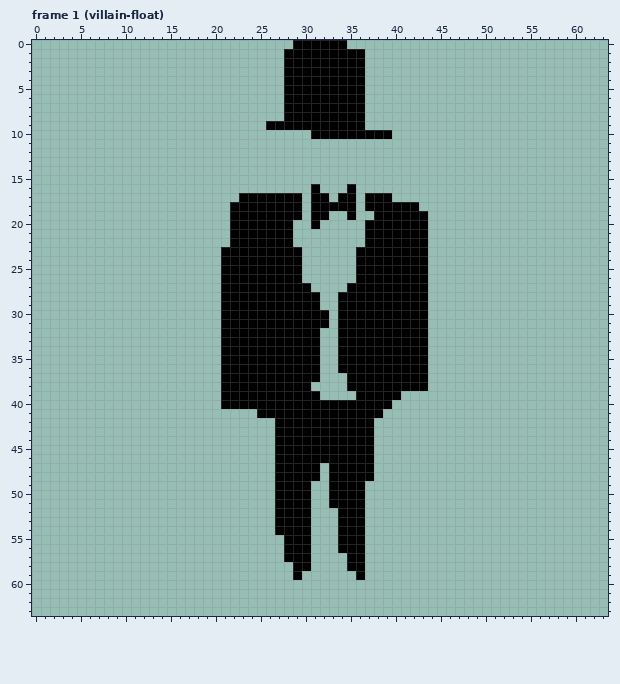
Pixel-art file: nobuild/sprites/villain.ase. The first picture shows the starting point.
64x64 pixels, 20 frames. Colours within 5 levels of each other are drawn and written as one. Shown: frame 1 (villain-float). The commit also changed other frames, which this record leaves out.
After the commit:
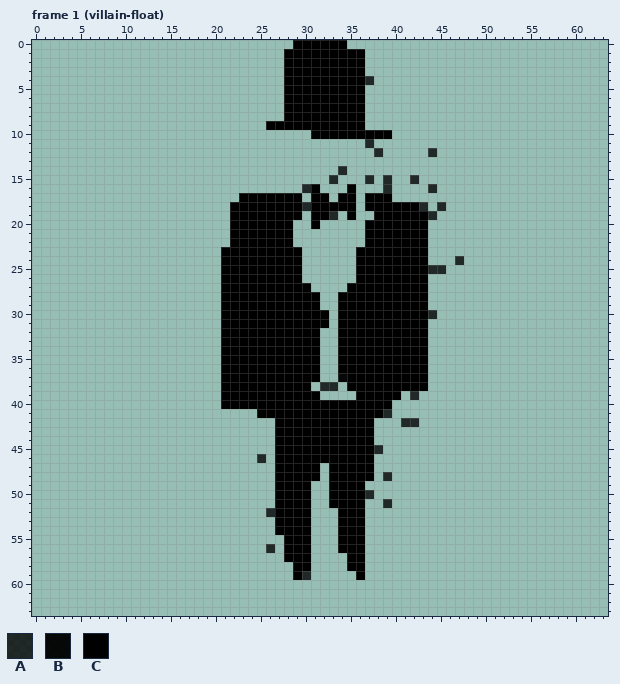
Palette (. is transparent): A #000000c8  B #000000f3  C #000000
What changed:
--- frame 1 (villain-float)
@@ x 35..39 @@
  3 CC...
- 4 CC...
+ 4 CCA..
  5 CC...
@@ x 28..47 @@
 10 ...CCCCCCCCC........
-11 ....................
-12 ....................
+11 .........A..........
+12 ..........A.....A...
 13 ....................
-14 ....................
-15 ....................
-16 ...C...C............
+14 ......A.............
+15 .....A...A.A..A.....
+16 ..AC...C...A....A...
 17 CC.CC.CC.CCC........
-18 CC.CCCCC.CCCCCC.....
-19 CC.CC..C..CCCCCC....
+18 CCACCCCC.CCCCCCA.A..
+19 CC.CCA.C..CCCCCCA...
 20 C..C.....CCCCCCC....
@@ x 42..49 @@
 23 CC......
-24 CC......
-25 CC......
+24 CC...A..
+25 CCAA....
 26 CC......
@@ x 42..46 @@
 29 CC...
-30 CC...
+30 CCA..
 31 CC...
@@ x 23..44 @@
 36 CCCCCCCCC..CCCCCCCCCC.
-37 CCCCCCCCC...CCCCCCCCC.
-38 CCCCCCCC....CCCCCCCCC.
-39 CCCCCCCCC....CCCCC....
+37 CCCCCCCCC..BCCCCCCCCC.
+38 CCCCCCCC.AA.CCCCCCCCC.
+39 CCCCCCCCC....CCCCC.A..
 40 CCCCCCCCCCCCCCCCC.....
-41 ..CCCCCCCCCCCCCC......
-42 ....CCCCCCCCCCC.......
+41 ..CCCCCCCCCCCCCCA.....
+42 ....CCCCCCCCCCC...AA..
 43 ....CCCCCCCCCCC.......
 44 ....CCCCCCCCCCC.......
-45 ....CCCCCCCCCCC.......
-46 ....CCCCCCCCCCC.......
+45 ....CCCCCCCCCCCA......
+46 ..A.CCCCCCCCCCC.......
 47 ....CCCCC.CCCCC.......
-48 ....CCCCC.CCCCC.......
+48 ....CCCCC.CCCCC.A.....
 49 ....CCCC..CCCC........
-50 ....CCCC..CCCC........
-51 ....CCCC..CCCC........
-52 ....CCCC...CCC........
+50 ....CCCC..CCCCA.......
+51 ....CCCC..CCCC..A.....
+52 ...ACCCC...CCC........
 53 ....CCCC...CCC........
@@ x 24..32 @@
 55 ....CCC..
-56 ....CCC..
+56 ..A.CCC..
 57 ....CCC..
 58 .....CC..
-59 .....C...
+59 .....CA..
 60 .........
